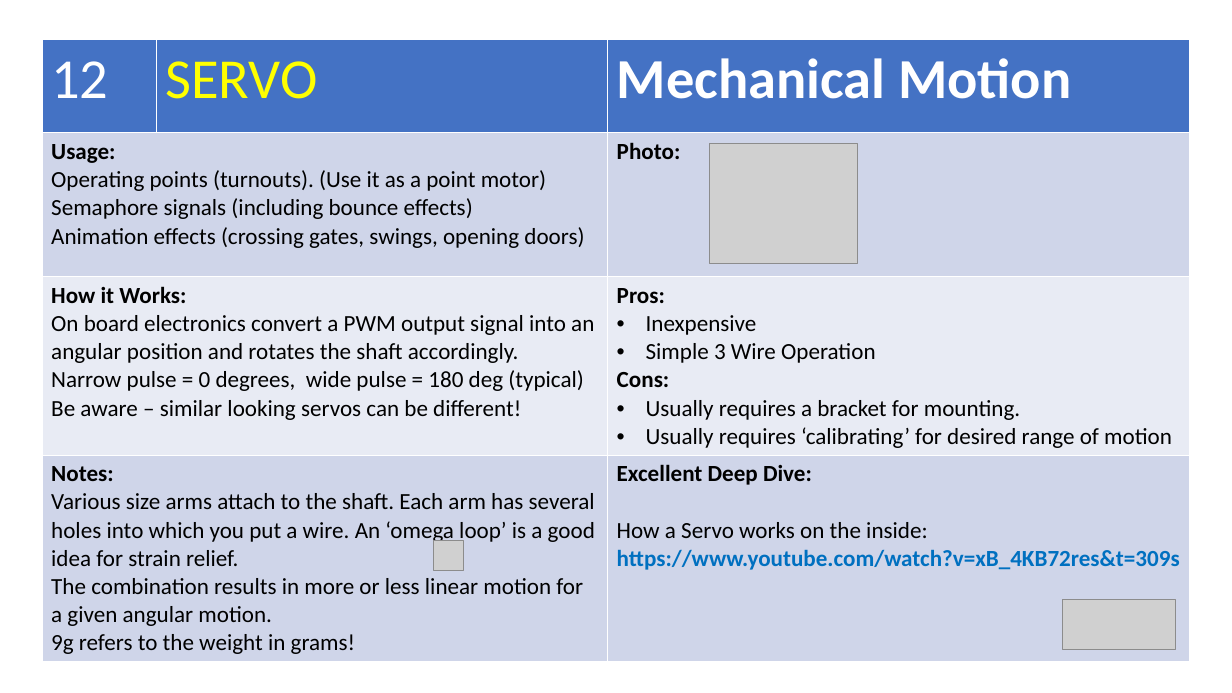
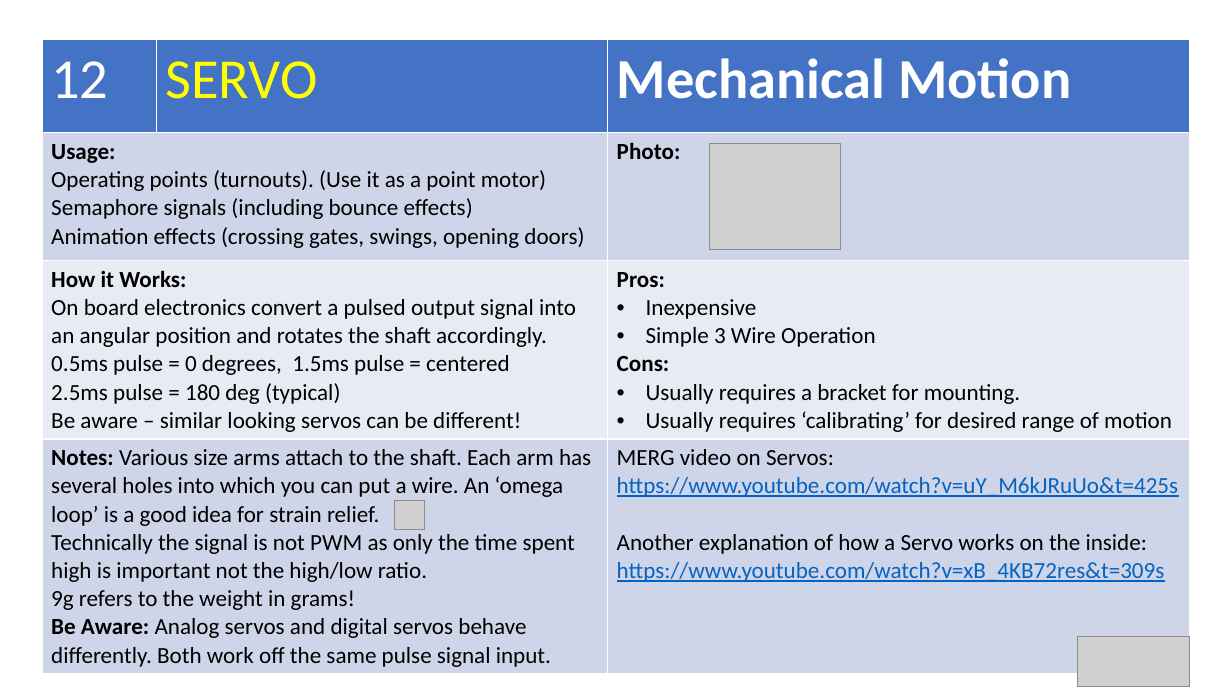
Before and after one commit to Alan-Lomax/MERG-SIG-Presentations, a slide deck: slide 25 of Arduino IO Compendium.pptx. Drawn at 1232x693 pixels with LibreOffice and Linux fonts; fonts in the diff are those of the drawing; grey boxes stand for pictures. Boxes give left, top, right and bottom in pixels: in the first picture for what was removed or moved away, otherwise in the second. Text is boxed around its words. In the diff, an @@ line names an element or a change of style, - is before the commit and + after.

Commit message:
Update Arduino IO Compendium.pptx
Final edits including updating PWM page with results of my servo testing.

```diff
--- a/Arduino IO Compendium.pptx
+++ b/Arduino IO Compendium.pptx
@@ table at box(42, 40, 1189, 671) @@
-row 3, column 1: How it Works: / On board electronics convert a PWM output signal into an angular position and rotates the shaft accordingly. / Narrow pulse = 0 degrees, wide pulse = 180 deg (typical) / Be aware – similar looking servos can be different!
+row 3, column 1: How it Works: / On board electronics convert a pulsed output signal into an angular position and rotates the shaft accordingly. / 0.5ms pulse = 0 degrees, 1.5ms pulse = centered / 2.5ms pulse = 180 deg (typical) / Be aware – similar looking servos can be different!
-row 4, column 1: Notes: / Various size arms attach to the shaft. Each arm has several holes into which you put a wire. An ‘omega loop’ is a good idea for strain relief. / The combination results in more or less linear motion for a given angular motion. / 9g refers to the weight in grams!
+row 4, column 1: Notes: Various size arms attach to the shaft. Each arm has several holes into which you can put a wire. An ‘omega loop’ is a good idea for strain relief. / Technically the signal is not PWM as only the time spent high is important not the high/low ratio. / 9g refers to the weight in grams! / Be Aware: Analog servos and digital servos behave differently. Both work off the same pulse signal input.
-row 4, column 3: Excellent Deep Dive: / How a Servo works on the inside: / https://www.youtube.com/watch?v=xB_4KB72res&t=309s
+row 4, column 3: MERG video on Servos: / https://www.youtube.com/watch?v=uY_M6kJRuUo&t=425s / Another explanation of how a Servo works on the inside: / https://www.youtube.com/watch?v=xB_4KB72res&t=309s
@@ picture: place and size @@
-picture at box(709, 143, 858, 263)
+picture at box(709, 143, 840, 250)
@@ picture added at box(395, 500, 425, 530) @@
@@ picture removed at box(433, 541, 464, 570) @@
@@ picture: place and size @@
-picture at box(1063, 599, 1176, 649)
+picture at box(1078, 637, 1190, 687)
```
Also in this commit, not shown: 19 other slides changed, 1 slide added.
